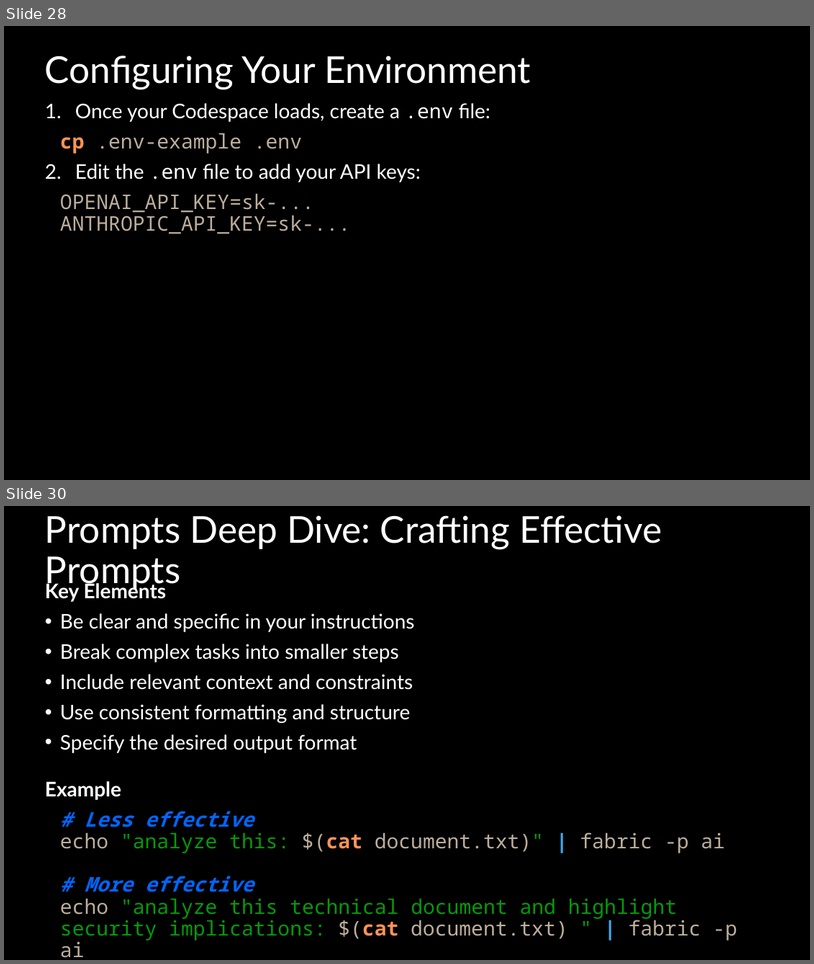
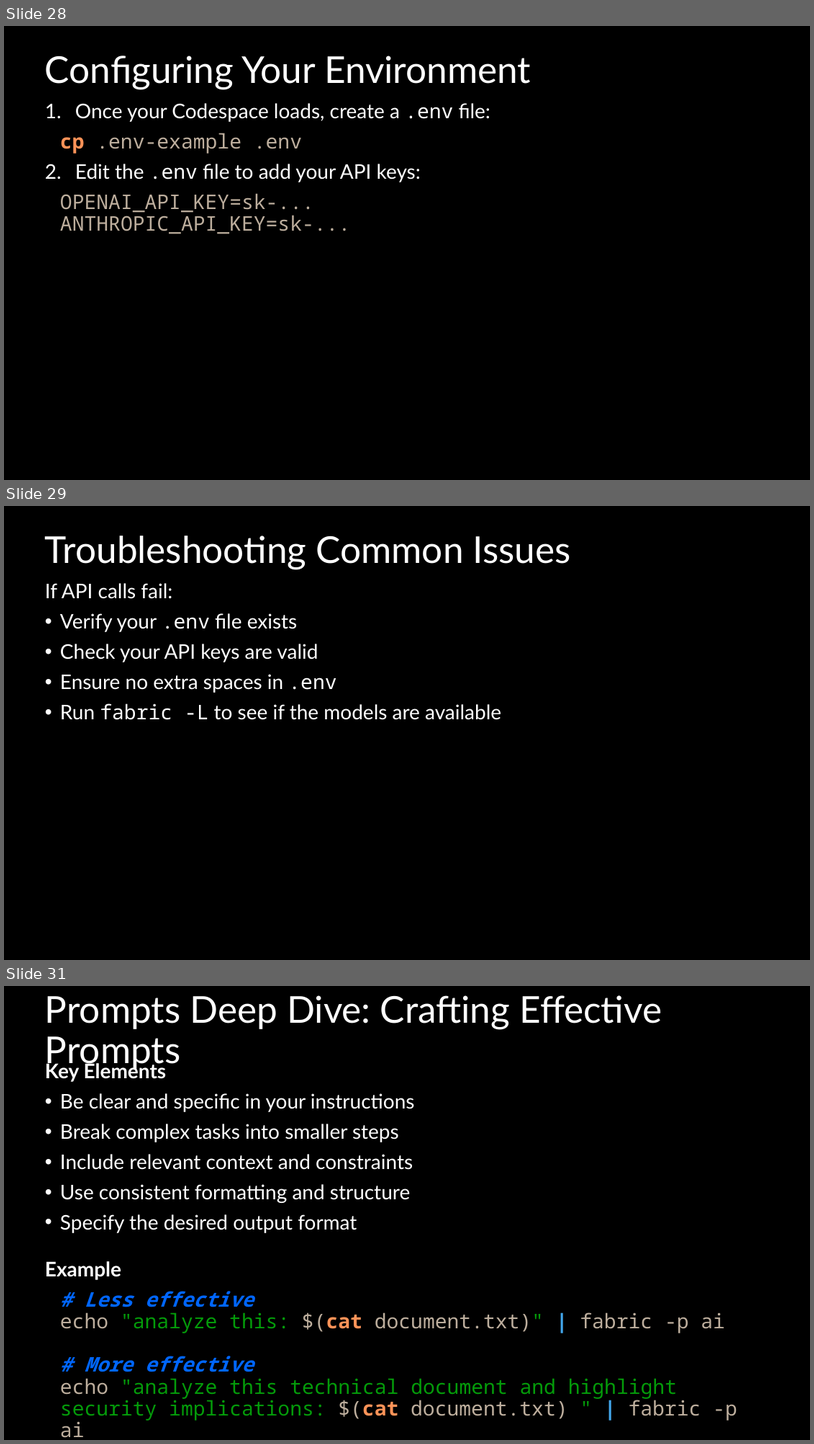
Before and after one commit to Resistor52/fabric_workshop, a slide deck: slides/workshop.pptx. Shown one above the other, each under a label of ours: slides 28 and 30 before the commit, slides 28, 29 and 31 after it; the slides between them are not shown. The pictures are 814x964 and 814x1444 pixels, drawn with LibreOffice and Linux fonts; fonts in the diff are those of the drawing. Boxes give left, top, right and bottom in pixels: in the first picture for what was removed or moved away, otherwise in the second. Text is boxed around its words. In the diff, an @@ line names an element or a change of style, - is before the commit and + after.

```diff
--- a/slides/workshop.pptx
+++ b/slides/workshop.pptx
@@ slide 29 added at (x1=4, y1=506, x2=810, y2=960), background #000000 @@
@@ title added at (x1=45, y1=536, x2=571, y2=570), 44 pt, text #FFFFFF @@
+Troubleshooting Common Issues
@@ text added at (x1=45, y1=583, x2=502, y2=720), 24 pt, text #FFFFFF @@
+If API calls fail:
+• Verify your .env file exists
+• Check your API keys are valid
+• Ensure no extra spaces in .env
+• Run fabric -L to see if the models are available
@@ what was slide 30 is now slide 31 @@
```
Also in this commit, not shown: 1 slide changed, 3 other files.
